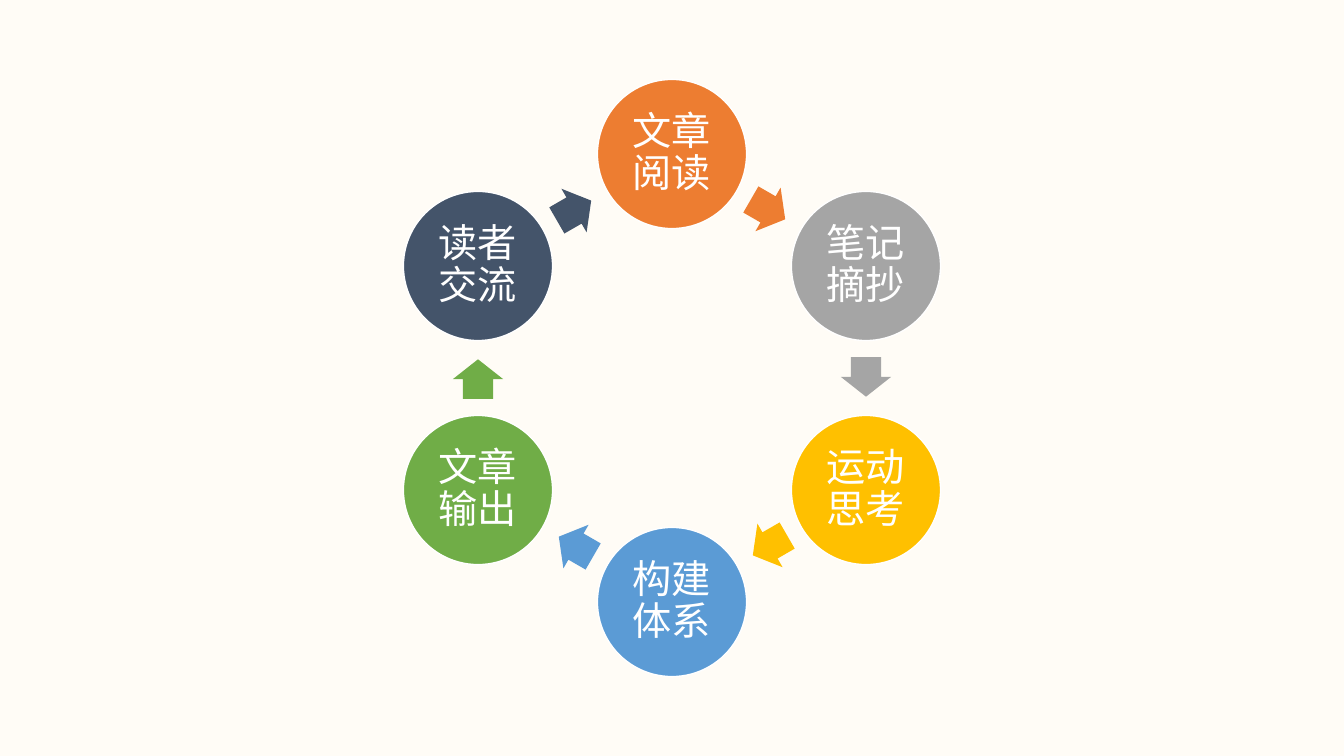
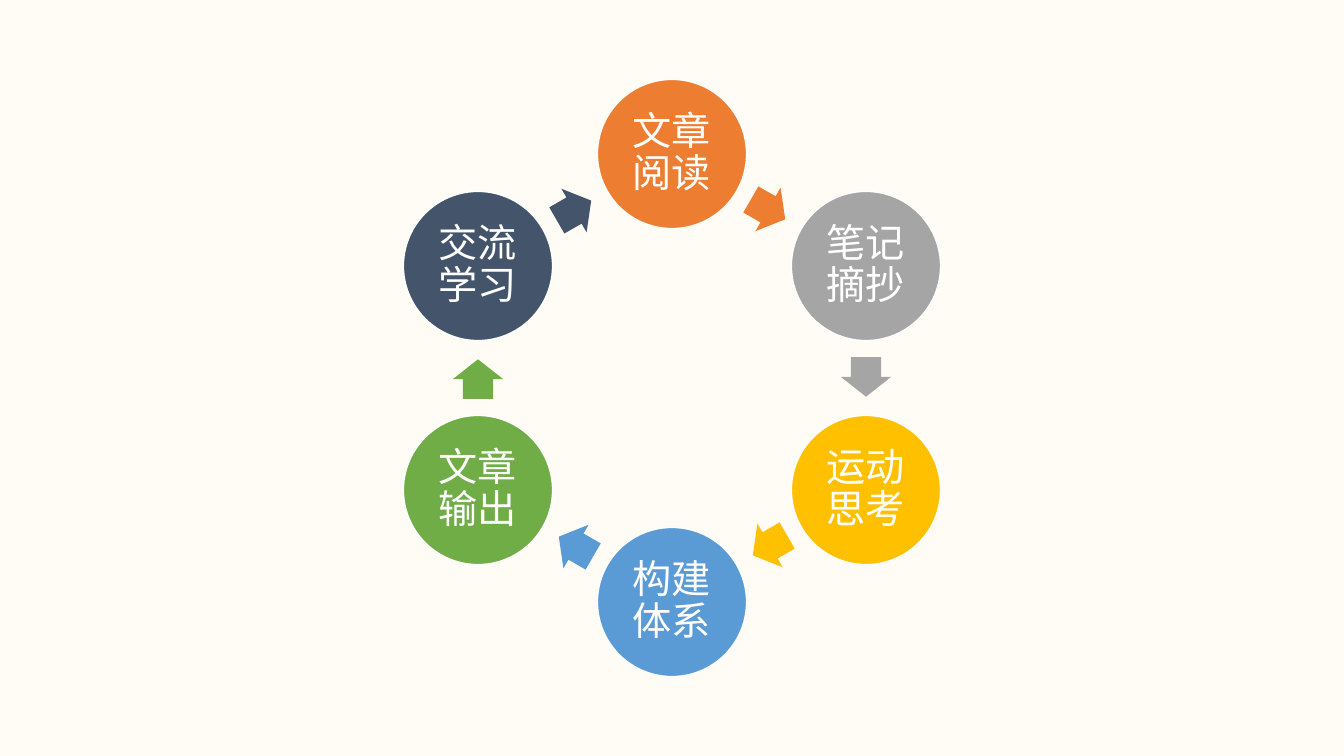
Before and after one commit to JamesHopbourn/diagram, a slide deck: slide 1 of 生活循环.pptx. Drawn at 1344x756 pixels with LibreOffice and Linux fonts; fonts in the diff are those of the drawing. Boxes give left, top, right and bottom in pixels: in the first picture for what was removed or moved away, otherwise in the second. Text is boxed around its words. In the diff, an @@ line names an element or a change of style, - is before the commit and + after.

Commit message:
生活循环.pptx

```diff
--- a/生活循环.pptx
+++ b/生活循环.pptx
@@ background #FFFFFF to #FFFCF6 @@
@@ rectangle removed at bbox=[0, 0, 1344, 756] @@
@@ text at bbox=[439, 224, 517, 302]: text changed @@
-读者交流
+交流学习
```
Also in this commit, not shown: 2 other files.
